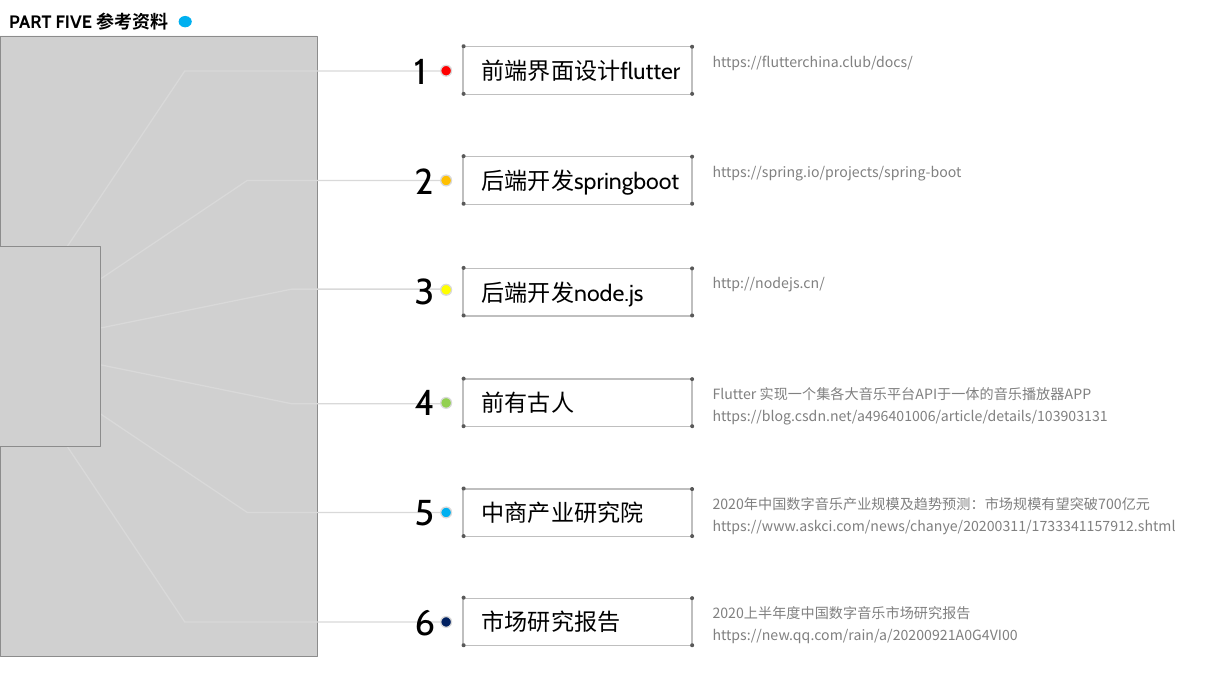
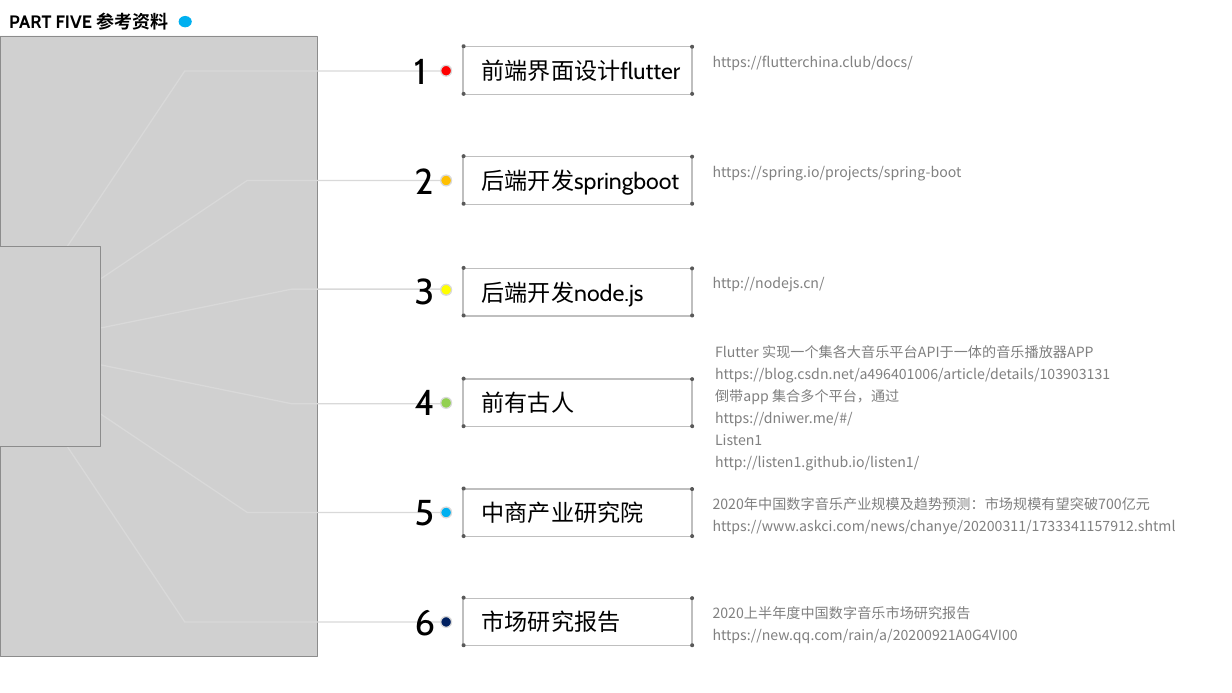
Before and after one commit to ZUCC-SE2020-2021-1-G06/Fishes_Music, a slide deck: slide 19 of ppt/SE2020-G06-小组预备作业.pptx (slide 16 before the commit). Drawn at 1232x693 pixels with LibreOffice and Linux fonts; fonts in the diff are those of the drawing; grey boxes stand for pictures. Boxes give left, top, right and bottom in pixels: in the first picture for what was removed or moved away, otherwise in the second. Text is boxed around its words. In the diff, an @@ line names an element or a change of style, - is before the commit and + after.

```diff
--- a/ppt/SE2020-G06-小组预备作业.pptx
+++ b/ppt/SE2020-G06-小组预备作业.pptx
@@ text "Flutter 实现一个集各大音乐平台API于一体的音乐播放器APP": place and size @@
-text "Flutter 实现一个集各大音乐平台API于一体的音乐播放器APP" at bbox=[713, 387, 1108, 425]
+text "Flutter 实现一个集各大音乐平台API于一体的音乐播放器APP" at bbox=[715, 345, 1110, 471]
@@ text at bbox=[715, 389, 919, 471]: paragraphs added @@
+倒带app 集合多个平台，通过
+https://dniwer.me/#/
+Listen1
+http://listen1.github.io/listen1/
```
Also in this commit, not shown: 4 other slides changed, 3 slides added.
